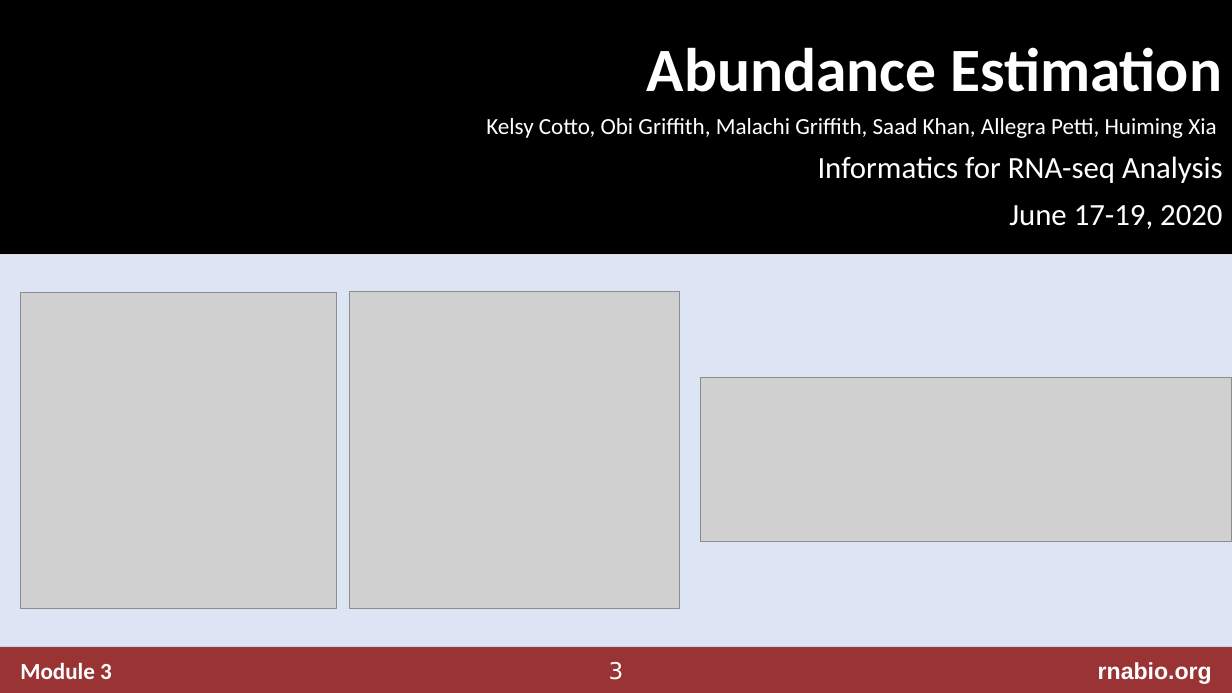
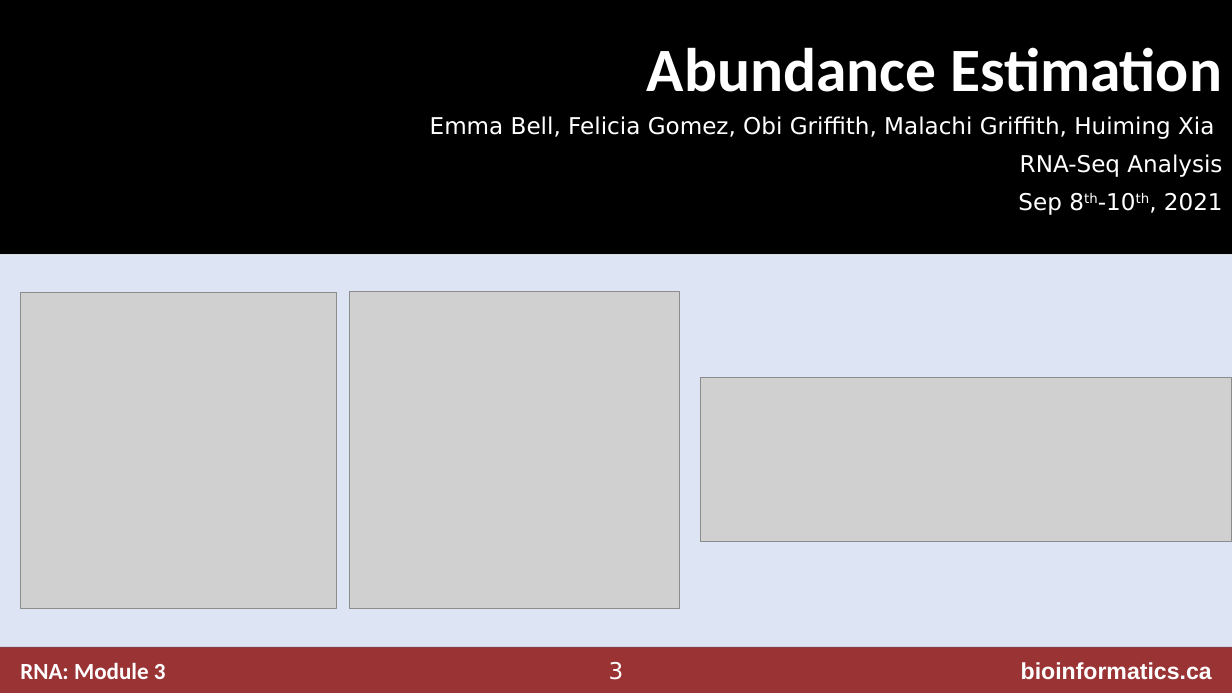
Before and after one commit to griffithlab/rnabio.org, a slide deck: slide 3 of assets/lectures/cbw/2021/mini/RNASeq_MiniLecture_03_01_AbundanceEstimation.pptx. Drawn at 1232x693 pixels with LibreOffice and Linux fonts; fonts in the diff are those of the drawing; grey boxes stand for pictures; background and template pictures are left out. Boxes give left, top, right and bottom in pixels: in the first picture for what was removed or moved away, otherwise in the second. Text is boxed around its words. In the diff, an @@ line names an element or a change of style, - is before the commit and + after.

```diff
--- a/assets/lectures/cbw/2021/mini/RNASeq_MiniLecture_03_01_AbundanceEstimation.pptx
+++ b/assets/lectures/cbw/2021/mini/RNASeq_MiniLecture_03_01_AbundanceEstimation.pptx
@@ subtitle at box(430, 116, 1223, 215): text changed; font Calibri to DejaVu Sans @@
-Kelsy Cotto, Obi Griffith, Malachi Griffith, Saad Khan, Allegra Petti, Huiming Xia
-Informatics for RNA-seq Analysis
-June 17-19, 2020
+Emma Bell, Felicia Gomez, Obi Griffith, Malachi Griffith, Huiming Xia
+RNA-Seq Analysis
+Sep 8th-10th, 2021
@@ text at box(20, 662, 166, 679): text changed @@
-Module 3
+RNA: Module 3
@@ text at box(1021, 662, 1212, 679): text changed @@
-rnabio.org
+bioinformatics.ca
```
Also in this commit, not shown: 12 other slides changed, 29 other files.
